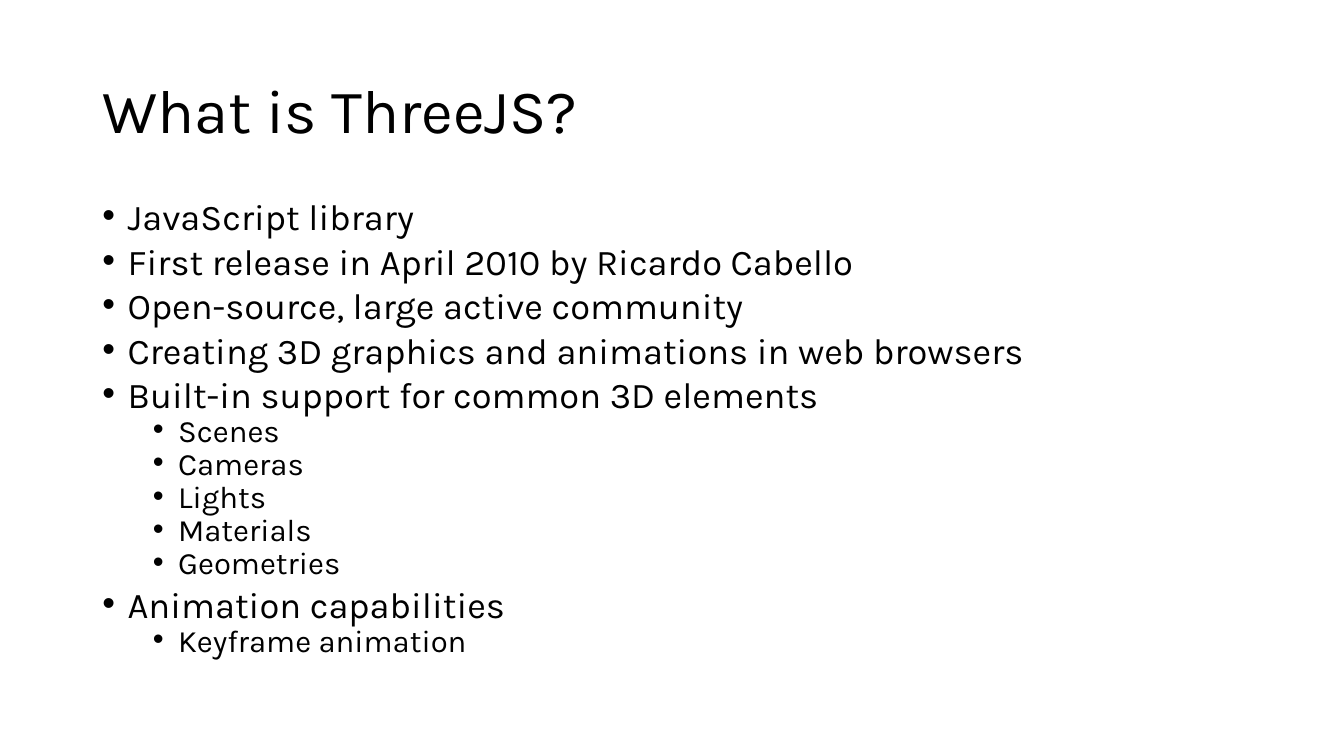
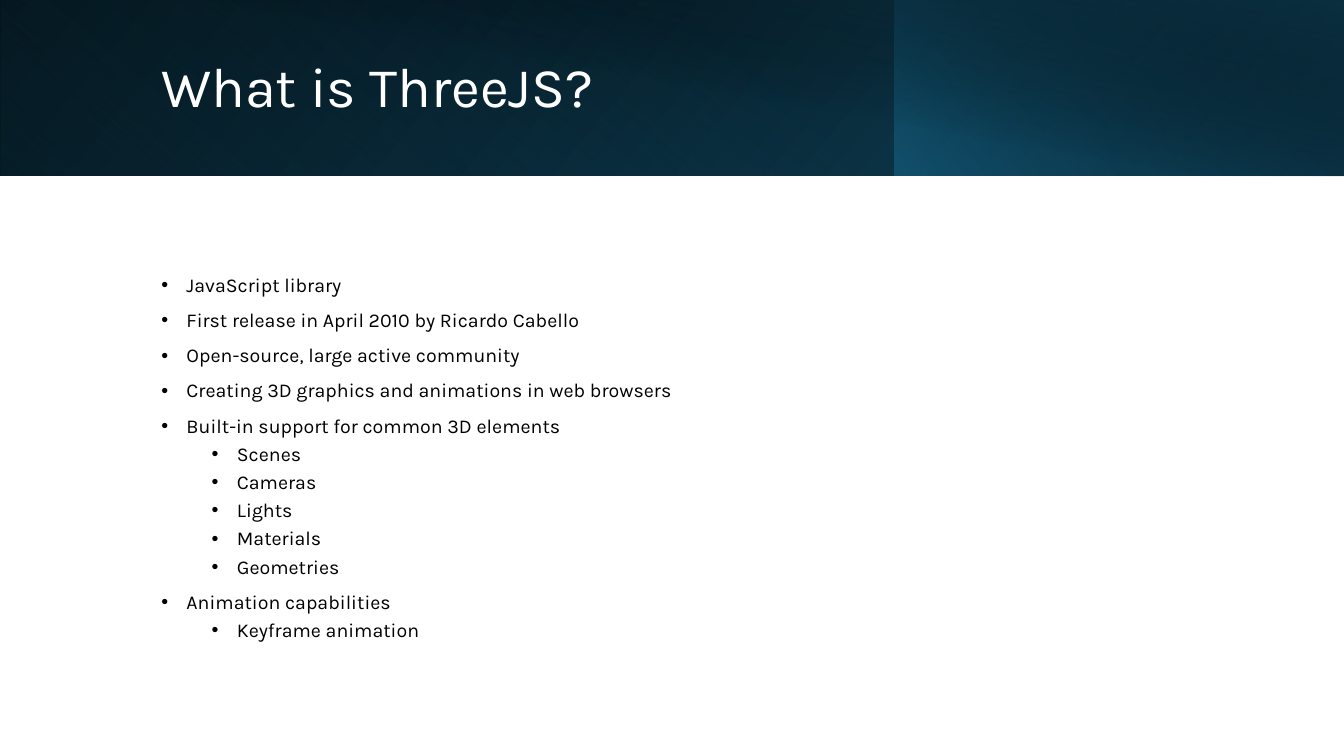
Before and after one commit to sebivenlo/esd-2024-threejs, a slide deck: slide 2 of Präsentation.pptx (slide 1 before the commit). Drawn at 1344x756 pixels with LibreOffice and Linux fonts; fonts in the diff are those of the drawing. Boxes give left, top, right and bottom in pixels: in the first picture for what was removed or moved away, otherwise in the second. Text is boxed around its words. In the diff, an @@ line names an element or a change of style, - is before the commit and + after.

```diff
--- a/Präsentation.pptx
+++ b/Präsentation.pptx
@@ rectangle added at bbox=[0, 0, 1344, 175], fill gradient #000000 to #104862 @@
@@ rectangle added at bbox=[0, 0, 895, 175], fill gradient #156082 to #0B3041 @@
@@ rectangle added at bbox=[50, 0, 1344, 176], fill gradient #000000 to #0B3041 @@
@@ rectangle added at bbox=[894, 0, 1344, 175], fill gradient #156082 to #000000 @@
@@ title "What is ThreeJS?": place and size @@
-title "What is ThreeJS?" at bbox=[102, 90, 578, 134]
+title "What is ThreeJS?" at bbox=[161, 68, 593, 108]
@@ title "What is ThreeJS?" at bbox=[161, 68, 593, 108]: size 44 to 40 pt, text colour #000000 to #FFFFFF @@
@@ text "JavaScript library": place and size @@
-text "JavaScript library" at bbox=[128, 205, 1023, 660]
+text "JavaScript library" at bbox=[186, 278, 671, 642]
@@ text "JavaScript library" at bbox=[186, 278, 671, 642]: size 25.9 to 14 pt in "JavaScript library", "First release in April 2010 by Ricardo ...", "Open-source, large active community", "Creating 3D graphics and animations in web ..." and 2 more places; size 22.2 to 14 pt in "Scenes", "Cameras", "Lights", "Materials" and 2 more places; line spacing 0.7 to 0.9; vertical alignment top to middle @@
```
Also in this commit, not shown: 4 other slides changed, 7 slides added, 7 slides removed.
